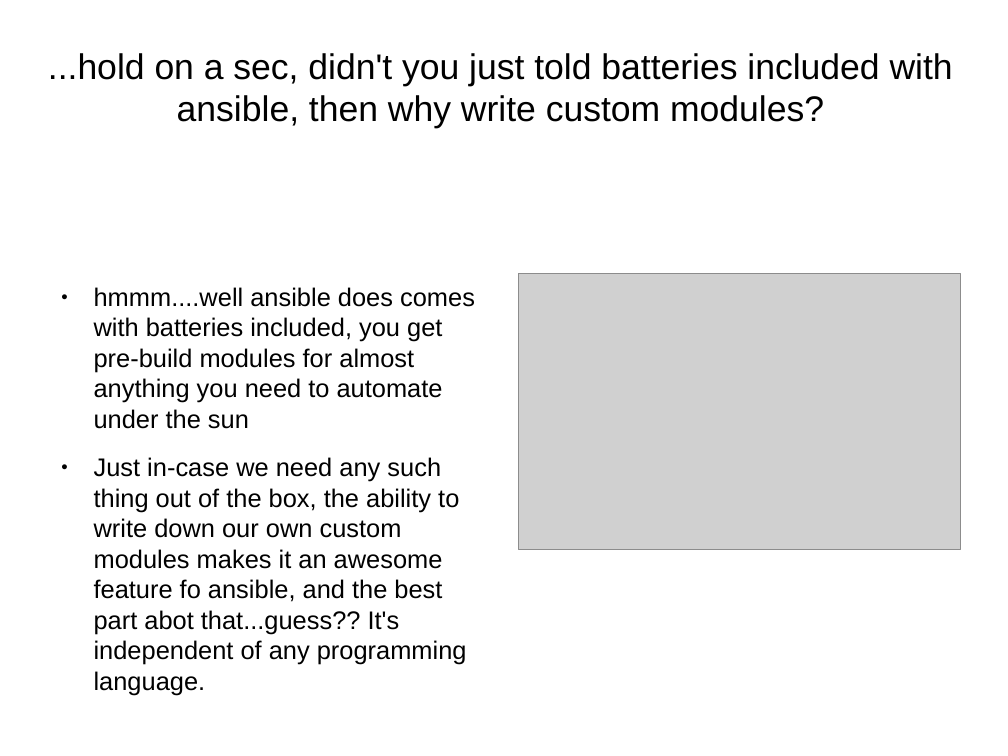
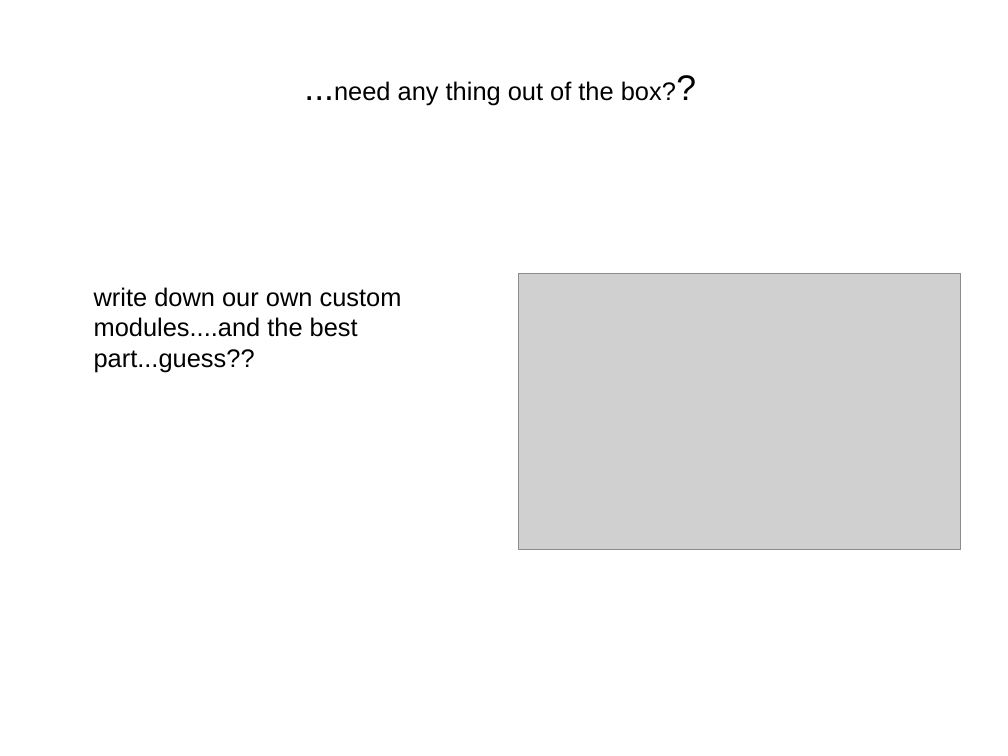
Before and after one commit to hellodk/ansible-meetup-bangalore, a slide deck: slide 6 of Contributing _to_Ansible.odp. Drawn at 1008x756 pixels with LibreOffice and Linux fonts; fonts in the diff are those of the drawing; grey boxes stand for pictures. Boxes give left, top, right and bottom in pixels: in the first picture for what was removed or moved away, otherwise in the second. Text is boxed around its words. In the diff, an @@ line names an element or a change of style, - is before the commit and + after.

```diff
--- a/Contributing _to_Ansible.odp
+++ b/Contributing _to_Ansible.odp
@@ title at (334, 81, 676, 106): text changed; size 28 to 20 pt @@
-...hold on a sec, didn't you just told batteries included with ansible, then why write custom modules?
+...need any thing out of the box??
@@ text at (94, 287, 402, 372): text changed @@
-● hmmm....well ansible does comes with batteries included, you get pre-build modules for almost anything you need to automate under the sun
-● Just in-case we need any such thing out of the box, the ability to write down our own custom modules makes it an awesome feature fo ansible, and the best part abot that...guess?? It's independent of any programming language.
+write down our own custom modules....and the best part...guess??
```
Also in this commit, not shown: 4 other slides changed, 2 slides added, 1 other file.
